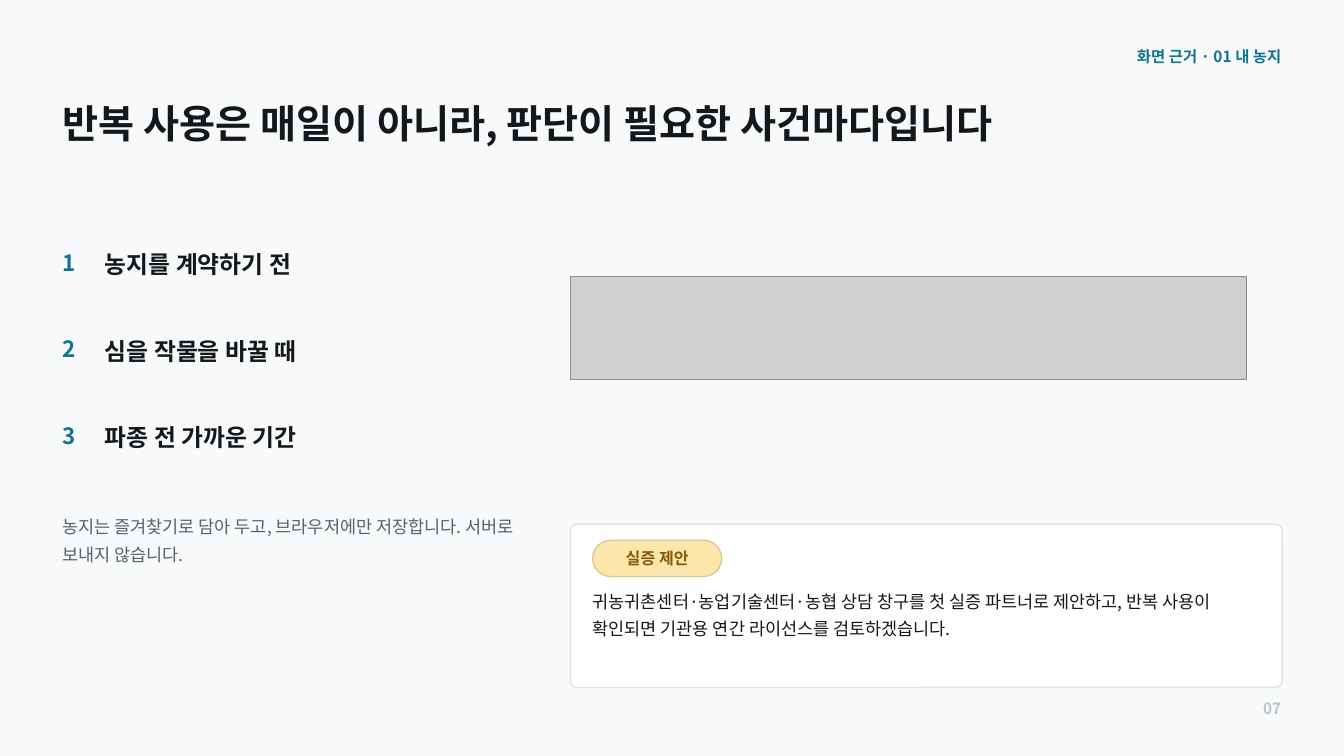
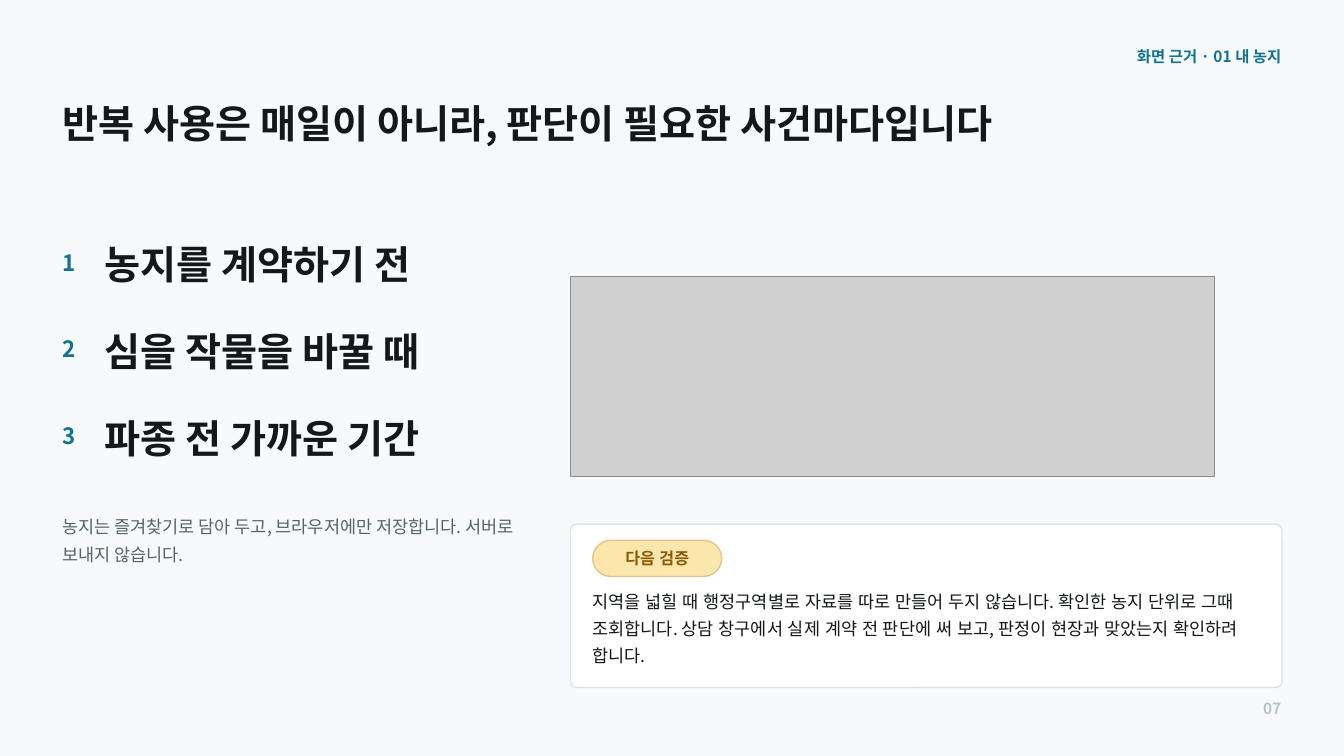
Before and after one commit to kzming2007/batboda, a slide deck: slide 7 of 발표/20260805_밭보다_본선발표_v8.pptx. Drawn at 1344x756 pixels with LibreOffice and Linux fonts; fonts in the diff are those of the drawing; grey boxes stand for pictures. Boxes give left, top, right and bottom in pixels: in the first picture for what was removed or moved away, otherwise in the second. Text is boxed around its words. In the diff, an @@ line names an element or a change of style, - is before the commit and + after.

```diff
--- a/발표/20260805_밭보다_본선발표_v8.pptx
+++ b/발표/20260805_밭보다_본선발표_v8.pptx
@@ picture resized from (x1=571, y1=276, x2=1247, y2=380) to (x1=571, y1=276, x2=1215, y2=477) @@
@@ size 17 to 28 pt in 3 elements at (x1=105, y1=246, x2=411, y2=283), (x1=105, y1=333, x2=420, y2=370), (x1=105, y1=420, x2=420, y2=457) @@
@@ text at (x1=625, y1=550, x2=689, y2=566): text changed @@
-실증 제안
+다음 검증
@@ text at (x1=593, y1=593, x2=1237, y2=664): text changed @@
-귀농귀촌센터·농업기술센터·농협 상담 창구를 첫 실증 파트너로 제안하고, 반복 사용이 확인되면 기관용 연간 라이선스를 검토하겠습니다.
+지역을 넓힐 때 행정구역별로 자료를 따로 만들어 두지 않습니다. 확인한 농지 단위로 그때 조회합니다. 상담 창구에서 실제 계약 전 판단에 써 보고, 판정이 현장과 맞았는지 확인하려 합니다.
```
Also in this commit, not shown: 2 other slides changed, 2 other files.
